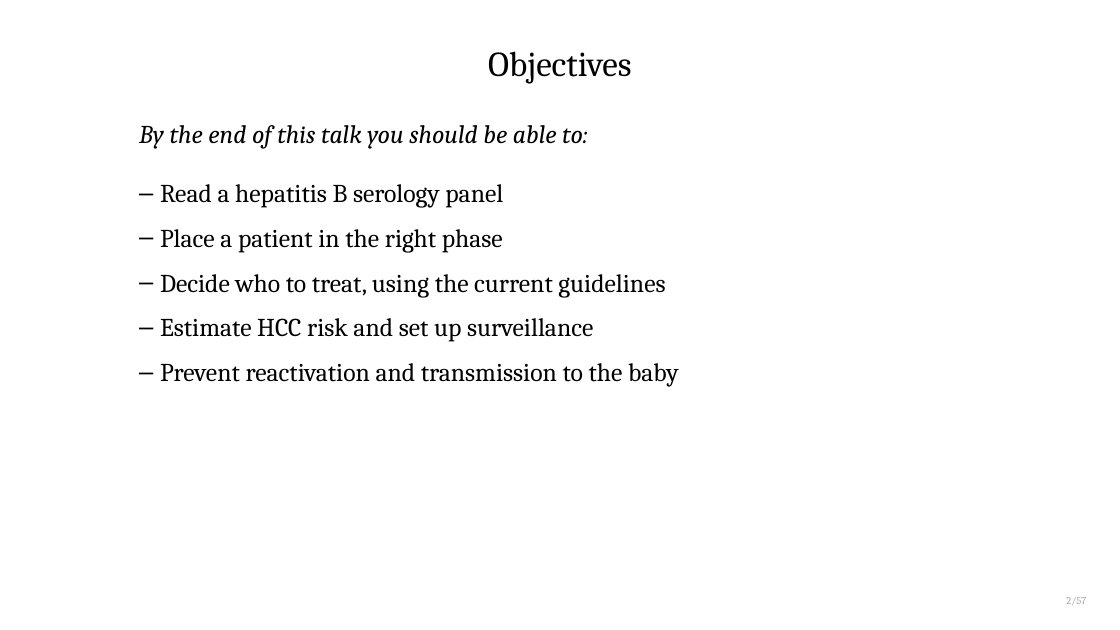
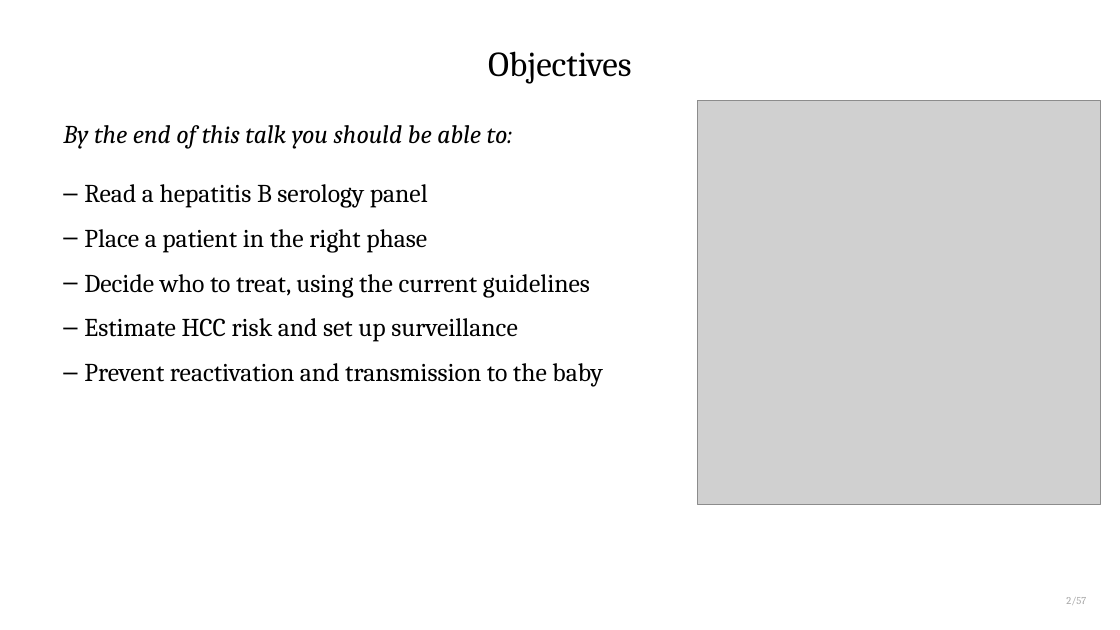
Before and after one commit to qaddodi/mohammad-almeqdadi-lectures, a slide deck: slide 2 of lectures/chronic-hepatitis-b/Chronic Hepatitis B.pptx. Drawn at 1120x630 pixels with LibreOffice and Linux fonts; fonts in the diff are those of the drawing; grey boxes stand for pictures. Boxes give left, top, right and bottom in pixels: in the first picture for what was removed or moved away, otherwise in the second. Text is boxed around its words. In the diff, an @@ line names an element or a change of style, - is before the commit and + after.

```diff
--- a/lectures/chronic-hepatitis-b/Chronic Hepatitis B.pptx
+++ b/lectures/chronic-hepatitis-b/Chronic Hepatitis B.pptx
@@ text "By the end of this ..." moved from (x1=139, y1=125, x2=588, y2=149) to (x1=63, y1=125, x2=513, y2=149) @@
@@ picture added at (x1=697, y1=101, x2=1101, y2=504) @@
@@ text "Read a hepatitis B serology ..." moved from (x1=160, y1=184, x2=679, y2=387) to (x1=84, y1=184, x2=603, y2=387) @@
```
Also in this commit, not shown: 12 other slides changed, 12 other files.
